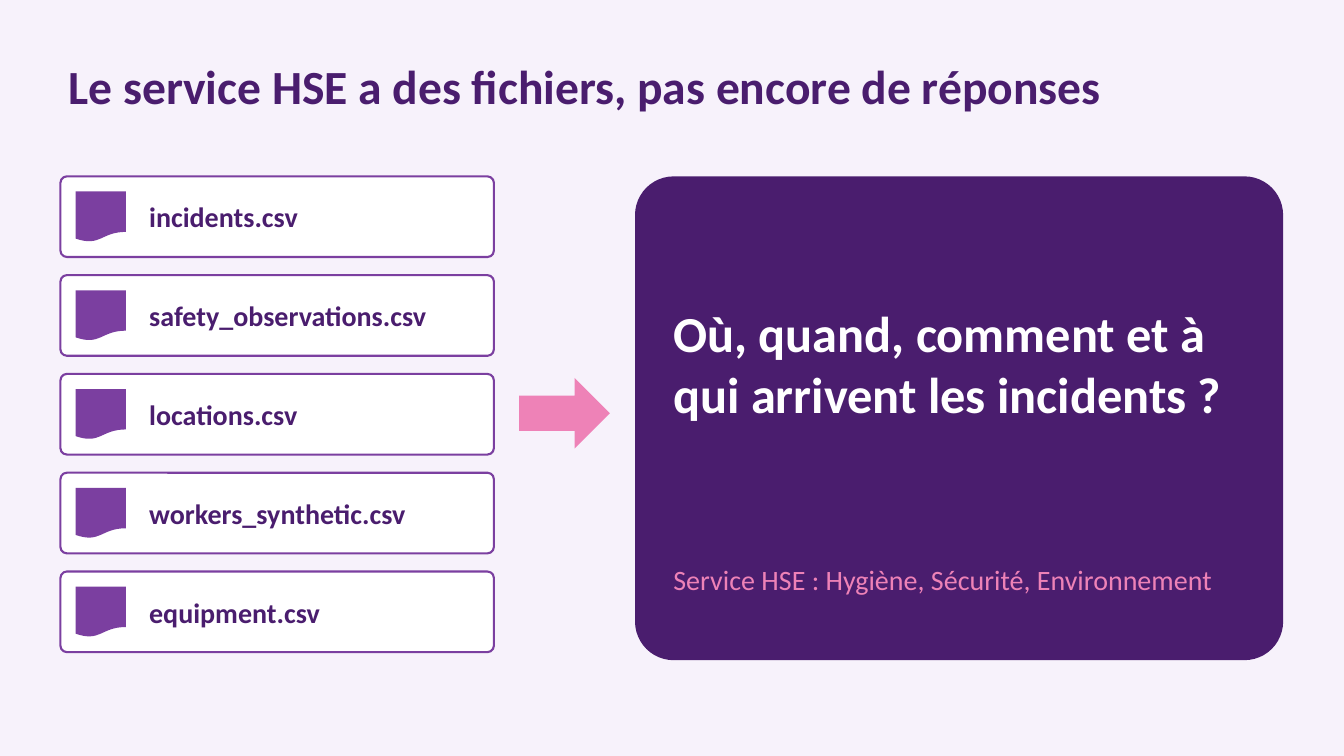
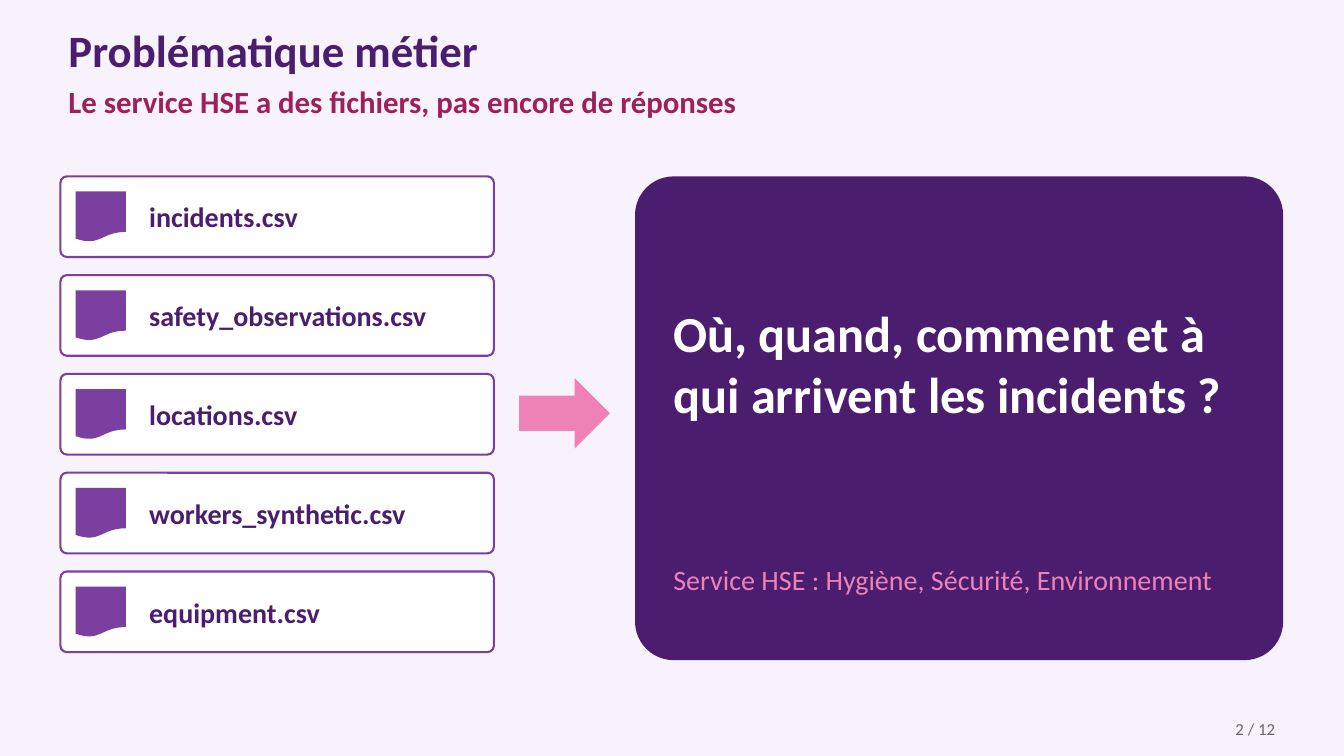
Before and after one commit to fatouu50/Port-Safety-Incident-Analytics-M2-IAMD-Gestion-des-Donn-es-Massives-, a slide deck: slide 2 of 09_PRESENTATION/presentation_projet11.pptx. Drawn at 1344x756 pixels with LibreOffice and Linux fonts; fonts in the diff are those of the drawing. Boxes give left, top, right and bottom in pixels: in the first picture for what was removed or moved away, otherwise in the second. Text is boxed around its words. In the diff, an @@ line names an element or a change of style, - is before the commit and + after.

```diff
--- a/09_PRESENTATION/presentation_projet11.pptx
+++ b/09_PRESENTATION/presentation_projet11.pptx
@@ text added at <box>68,35,477,74</box>, 32 pt, text #4A1D6E, bold @@
+Problématique métier
@@ text "Le service HSE a des ...": place and size @@
-text "Le service HSE a des ..." at <box>68,70,1101,112</box>
+text "Le service HSE a des ..." at <box>68,91,736,118</box>
@@ text "Le service HSE a des ..." at <box>68,91,736,118</box>: size 34 to 22 pt, text colour #4A1D6E to #9E1F5C @@
@@ text added at <box>1235,724,1275,735</box>, 12 pt, text #6B6375 @@
+2 / 12
```
Also in this commit, not shown: 10 other slides changed, 2 other files.
